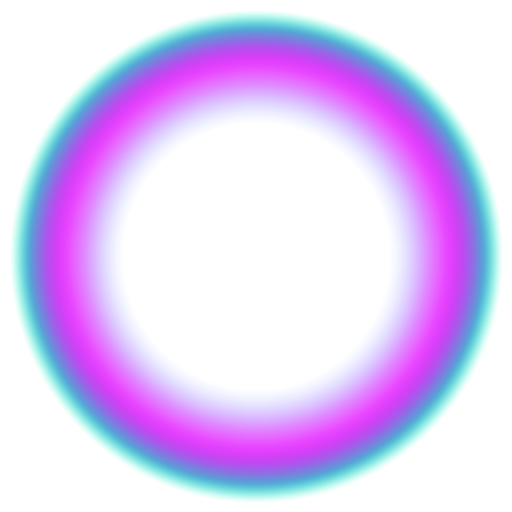
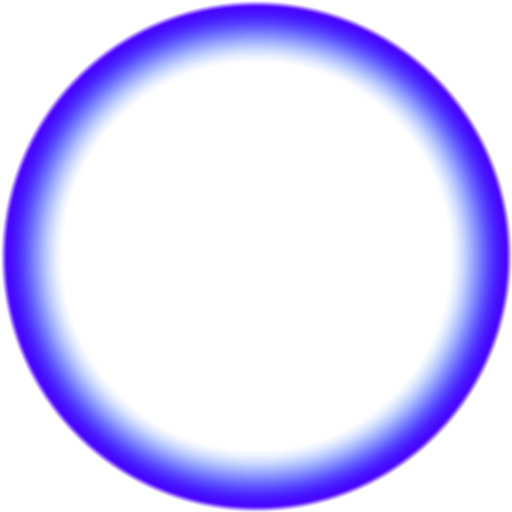
Layers edited between the first and the second 512px x 512px image:
painted on "Gradient Fill 1" over [left=1, top=1, right=512, bottom=512]
